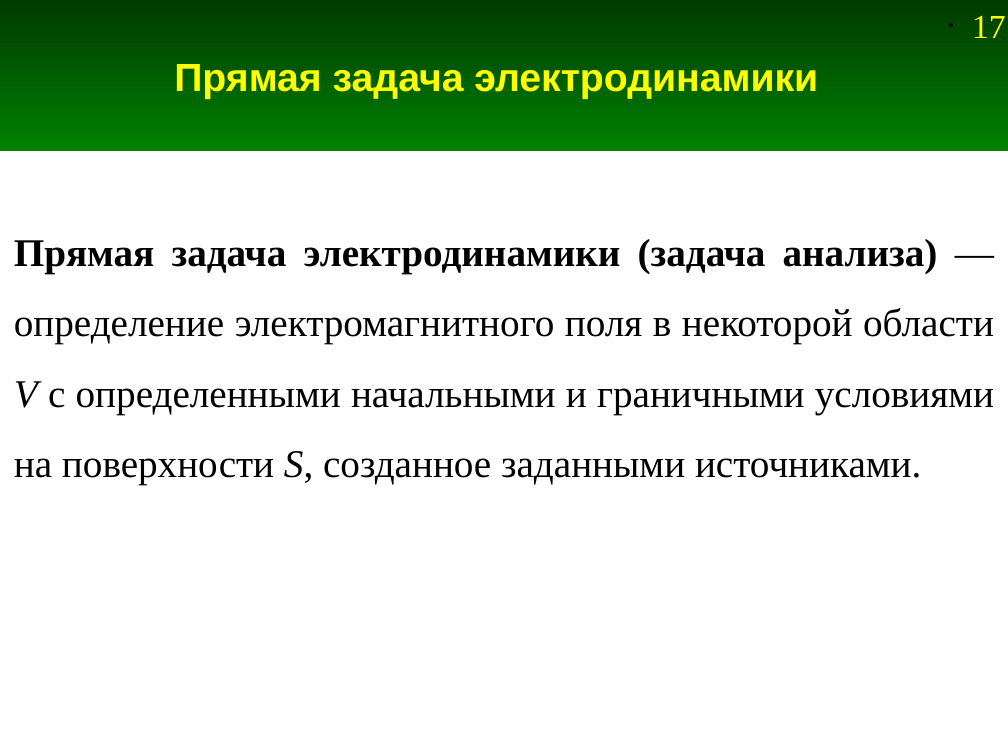
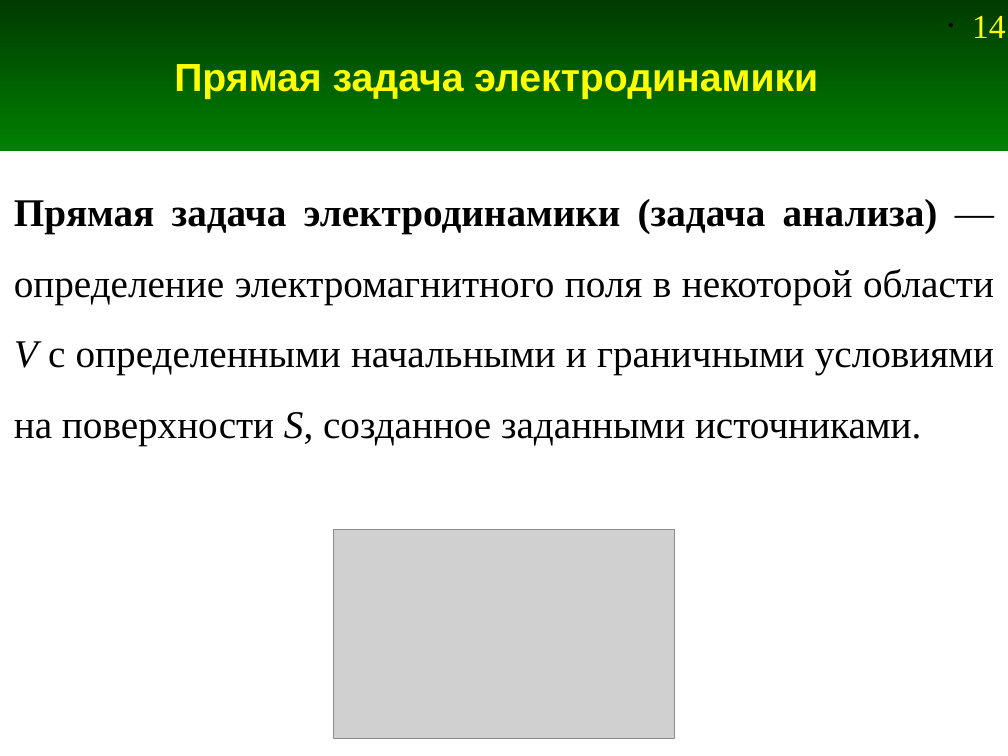
Before and after one commit to andris0147sv/modelling, a slide deck: slide 14 of presentations/1. Problem Statement.odp (slide 17 before the commit). Drawn at 1008x756 pixels with LibreOffice and Linux fonts; fonts in the diff are those of the drawing; grey boxes stand for pictures. Boxes give left, top, right and bottom in pixels: in the first picture for what was removed or moved away, otherwise in the second. Text is boxed around its words. In the diff, an @@ line names an element or a change of style, - is before the commit and + after.

```diff
--- a/presentations/1. Problem Statement.odp
+++ b/presentations/1. Problem Statement.odp
@@ page number at <box>972,16,1006,38</box>: text changed @@
-• 17
+• 14
@@ text "Прямая задача электродинамики (задача анализа) ...": place and size @@
-text "Прямая задача электродинамики (задача анализа) ..." at <box>14,239,994,485</box>
+text "Прямая задача электродинамики (задача анализа) ..." at <box>14,199,994,445</box>
@@ picture added at <box>334,529,675,738</box> @@
```
Also in this commit, not shown: 4 other slides changed, 3 slides added, 1 other file.
